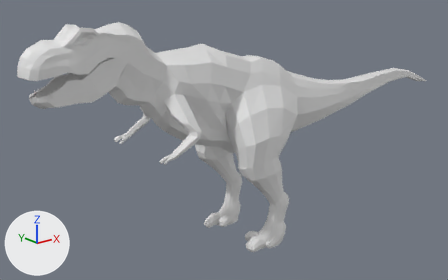
Renders of the Blender file op1-1a.blend from each side of a commit.
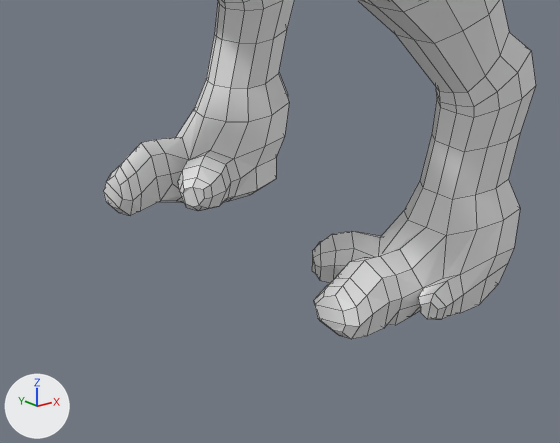
The first picture shows the older version from a 50 mm lens placed at (-3.75, -3.89, 3.24), pointed at (-0.44, 0.25, 1.58). The close-ups show both versions on the part from 41% to 66% of the width and 66% to 97% of the height of that picture; other places that the commit changed are outside them. The lights are fixed; the arrows at lower left show +X, +Y and +Z. The close-ups show mesh edges as thin lines.

Script lines for the objects in view, before the commit:
```python
me_plane = bpy.data.meshes.new('Plane')
me_plane.from_pydata(...)  # 866 vertices, 800 faces, 1 loose edge; spans x -2.33..2.24, y -0.43..0.0, z 0.74..2.73
me_plane.materials.append(None)
ob_plane = bpy.data.objects.new('Plane', me_plane)
ob_plane.location = (0.0, 0.0, 0.0)
_m = ob_plane.modifiers.new('Mirror', 'MIRROR')
_m.use_axis = (False, True, False)
_m.use_clip = True
_m.use_mirror_merge = False
```
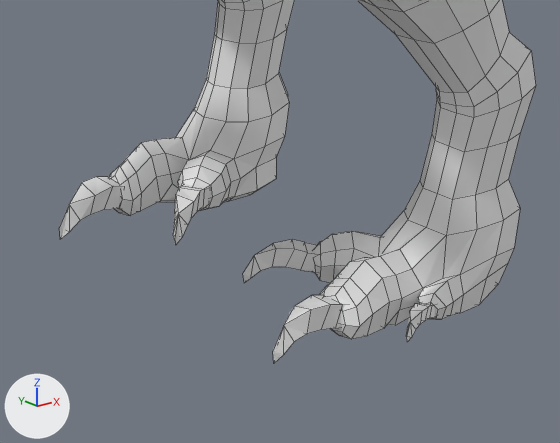
Edits to the bpy script that builds the scene:
```text
Change me_plane:
    used by ob_plane; location = (0.0, 0.0, 0.0)
    remove me_plane.from_pydata(...)  # 866 vertices, 800 faces, 1 loose edge; spans x -2.33..2.24, y -0.43..0.0, z 0.74..2.73
    add me_plane.from_pydata(...)  # 1061 vertices, 955 faces, 1 loose edge; spans x -2.33..2.24, y -0.43..0.0, z 0.74..2.73
    me_plane part 1: 69 vertices added at x -0.73..-0.44, y -0.4..-0.09, z 0.75..0.85
```

Where the change shows, as pixel boxes (x1, y1, x2, y2) in the close-ups (560 x 443 px):
'Plane', reshaped
    before: (103, 0, 536, 339)
    after: (59, 0, 536, 363)
part 1 of me_plane, added
    after: (59, 176, 435, 363)
